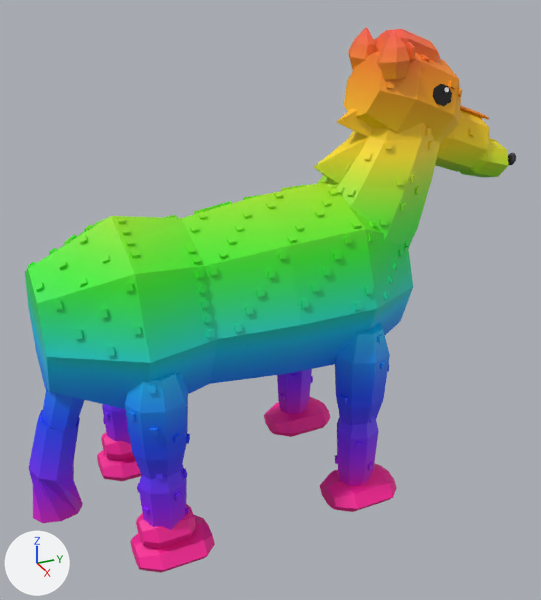
A saved change to the FBX model roblox-monde/assets/collections/monde-01-ferme-maillages/Horse/Horse.fbx.
Rendered twice from a camera (50 mm lens) standing at (3.86, -1.79, 1.71) and looking at (0.03, -0.07, -0.2). Arrows for +X, +Y and +Z are at lower left; the lights stay in place. The picture after the commit comes second. Vertices at exactly the same position are counted once.

Names of what the first picture shows: 'Import3D_Core', 'Import3D_EarR', 'Import3D_Head', 'Import3D_KneeBL', 'Import3D_KneeBR', 'Import3D_KneeFL', 'Import3D_KneeFR', 'Import3D_LegBR', 'Import3D_LegFR', 'Import3D_Neck', 'Import3D_Tail', 'Import3D_TailTip' and 2 more.
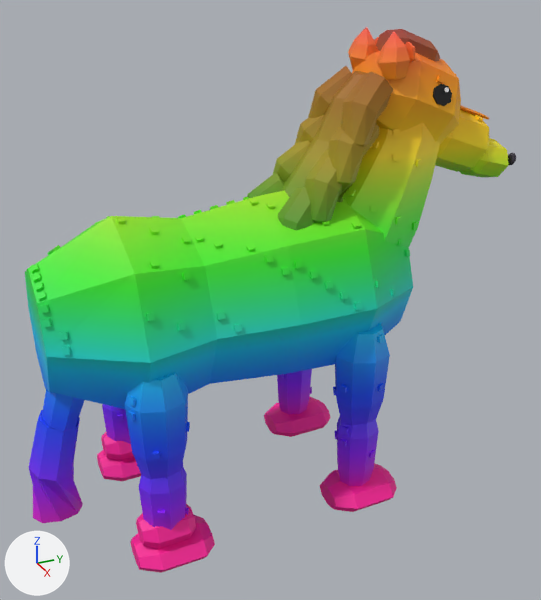
Boxes (x1, y1, x2, y2) around the edits, measured in the pictures (541 x 600 px; the box of a moved part takes in the faces that stretch with it):
'Import3D_Core', reshaped
    before: (25, 181, 413, 409)
    after: (25, 190, 413, 409)
'Import3D_Neck', reshaped, moved
    before: (314, 108, 440, 253)
    after: (247, 66, 440, 248)
'Import3D_Head', reshaped
    before: (344, 29, 516, 177)
    after: (352, 29, 516, 177)
part 1 of me_horse_core_geometry_001, moved or reshaped (not visible afterwards)
    before: (287, 235, 297, 243)
part 2 of me_horse_core_geometry_001, moved or reshaped
    before: (301, 300, 309, 308)
    after: (325, 281, 333, 289)
part 3 of me_horse_core_geometry_001, moved or reshaped
    before: (384, 292, 390, 299)
    after: (340, 292, 348, 300)
part 4 of me_horse_core_geometry_001, moved or reshaped
    before: (227, 237, 236, 245)
    after: (214, 241, 223, 249)
part 5 of me_horse_core_geometry_001, moved or reshaped (not visible afterwards)
    before: (121, 228, 130, 235)
part 6 of me_horse_core_geometry_001, moved or reshaped
    before: (79, 235, 88, 244)
    after: (32, 272, 42, 282)
part 7 of me_horse_core_geometry_001, moved or reshaped
    before: (54, 301, 63, 310)
    after: (62, 346, 71, 355)
part 8 of me_horse_core_geometry_001, deleted
    before: (28, 185, 409, 356)
part 9 of me_horse_core_geometry_001, added
    after: (146, 198, 410, 321)
part 10 of me_horse_core_geometry_001, added
    after: (30, 245, 69, 340)
part 11 of me_horse_neck_geometry_001, moved or reshaped
    before: (318, 122, 440, 247)
    after: (343, 122, 440, 248)
part 12 of me_horse_neck_geometry_001, moved or reshaped
    before: (400, 203, 407, 211)
    after: (412, 222, 418, 230)
part 13 of me_horse_neck_geometry_001, rebuilt
    before: (314, 108, 373, 189)
    after: (280, 71, 367, 197)
part 14 of me_horse_neck_geometry_001, deleted (mostly hidden)
    before: (336, 127, 434, 253)
part 15 of me_horse_neck_geometry_001, added
    after: (247, 66, 422, 230)
part 16 of me_horse_head_geometry_001, deleted
    before: (386, 80, 476, 137)
part 17 of me_horse_head_geometry_001, moved or reshaped (mostly hidden afterwards)
    before: (421, 54, 462, 97)
    after: (437, 74, 442, 84)
part 18 of me_horse_head_geometry_001, surface changed (orange to brown)
    before: (376, 29, 440, 61)
    after: (376, 29, 444, 83)

What changed in the scene script:
```text
Change me_horse_head_geometry_001:
    remove me_horse_head_geometry_001.from_pydata(...)  # 400 vertices, 624 faces; spans x -0.276..0.276, y -0.566..0.566, z -0.475..0.475
    add me_horse_head_geometry_001.from_pydata(...)  # 360 vertices, 574 faces; spans x -0.276..0.276, y -0.566..0.566, z -0.475..0.475
    me_horse_head_geometry_001 part 16: 7 loose pieces with 56 vertices, spanning x -0.226..0.234, y -0.467..0.408, z -0.156..0.343, are deleted
    me_horse_head_geometry_001 part 17: 45 vertices moved from x -0.276..0.225, y -0.208..0.095, z -0.031..0.348 to x -0.261..0.236, y -0.364..0.129, z 0.015..0.388; 3 vertices removed from x -0.17..-0.134, y -0.202..-0.161, z 0.319..0.333; 11 vertices added at x -0.263..0.149, y -0.369..-0.318, z 0.162..0.351
    me_horse_head_geometry_001 part 18: 54 kept faces spanning x -0.101..0.236, y -0.4..-0.008, z 0.197..0.475 get new texture (UV) coordinates
    other edits to the shape of me_horse_head_geometry_001 do not show in these pictures
Change me_horse_neck_geometry_001:
    remove me_horse_neck_geometry_001.from_pydata(...)  # 515 vertices, 670 faces; spans x -0.41..0.41, y -0.645..0.645, z -0.535..0.535
    add me_horse_neck_geometry_001.from_pydata(...)  # 804 vertices, 1294 faces; spans x -0.41..0.41, y -0.769..0.769, z -0.744..0.744
    me_horse_neck_geometry_001 part 11: the loose piece of 45 vertices spanning x -0.41..0.41, y -0.545..0.645, z -0.535..0.535 is moved by (0.0, 0.124, 0.065)
    me_horse_neck_geometry_001 part 12: the loose piece of 8 vertices spanning x 0.304..0.333, y 0.208..0.25, z -0.093..-0.054 is moved by (-0.037, 0.242, -0.08)
    me_horse_neck_geometry_001 part 13: the loose piece of 14 vertices spanning x -0.075..0.075, y -0.645..0.21, z -0.535..0.535 is rebuilt with 63 vertices and now spans x -0.2..0.2, y -0.701..0.439, z -0.58..0.715
    me_horse_neck_geometry_001 part 14: 50 loose pieces with 400 vertices, spanning x -0.408..0.388, y -0.487..0.636, z -0.521..0.518, are deleted
    me_horse_neck_geometry_001 part 15: 624 vertices added at x -0.388..0.388, y -0.769..0.769, z -0.744..0.744
    other edits to the shape of me_horse_neck_geometry_001 do not show in these pictures
Change me_horse_core_geometry_001:
    remove me_horse_core_geometry_001.from_pydata(...)  # 998 vertices, 1272 faces; spans x -0.62..0.62, y -1.1..1.1, z -0.6..0.6
    add me_horse_core_geometry_001.from_pydata(...)  # 710 vertices, 912 faces; spans x -0.62..0.62, y -1.1..1.1, z -0.6..0.6
    me_horse_core_geometry_001 part 1: the loose piece of 8 vertices spanning x 0.37..0.41, y 0.23..0.27, z 0.41..0.44 is moved by (-0.14, 0.16, 0.07)
    me_horse_core_geometry_001 part 2: the loose piece of 8 vertices spanning x 0.54..0.57, y 0.23..0.27, z 0.09..0.13 is moved by (-0.03, 0.16, 0.07)
    me_horse_core_geometry_001 part 3: the loose piece of 8 vertices spanning x 0.5..0.55, y 0.78..0.82, z 0.02..0.07 is multiplied about its middle by the matrix ((0.888, 0.455, -0.067), (-0.459, 0.868, -0.191), (-0.029, 0.2, 0.979)), then moved by (0.03, -0.31, 0.07)
    me_horse_core_geometry_001 part 4: the loose piece of 8 vertices spanning x 0.26..0.3, y -0.08..-0.04, z 0.41..0.44 is moved by (0.0, -0.08, -0.01)
    me_horse_core_geometry_001 part 5: the loose piece of 8 vertices spanning x 0.11..0.15, y -0.62..-0.58, z 0.49..0.53 is turned -42.6 degrees about the y axis through its middle, then moved by (-0.35, 0.0, -0.03)
    me_horse_core_geometry_001 part 6: the loose piece of 8 vertices spanning x 0.02..0.07, y -0.83..-0.78, z 0.45..0.49 is moved by (0.05, -0.26, -0.15)
    me_horse_core_geometry_001 part 7: the loose piece of 8 vertices spanning x 0.27..0.31, y -1.02..-0.98, z 0.2..0.25 is moved by (0.08, 0.0, -0.22)
    me_horse_core_geometry_001 part 8: 87 loose pieces with 696 vertices, spanning x -0.6..0.57, y -1.09..1.09, z -0.01..0.58, are deleted
    me_horse_core_geometry_001 part 9: 304 vertices added at x -0.62..0.55, y -0.62..1.09, z 0.0..0.57
    me_horse_core_geometry_001 part 10: 88 vertices added at x -0.4..0.37, y -1.09..-0.92, z -0.01..0.43
    other edits to the shape of me_horse_core_geometry_001 do not show in these pictures
Change ob_import3d_neck:
    ob_import3d_neck.location: (0.0, 0.425, 0.455) -> (0.0, 0.301, 0.39)
```
